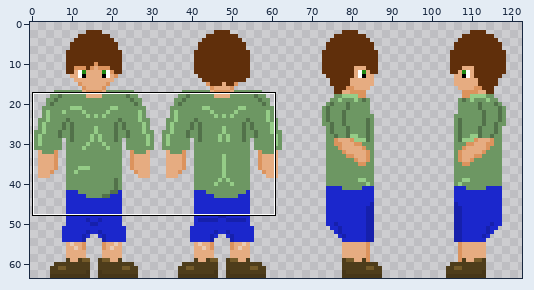
File history of a sprite sheet, new_character.png. Above: a wide view before the commit, with the close-up outlined.
Close-up. Earlier state:
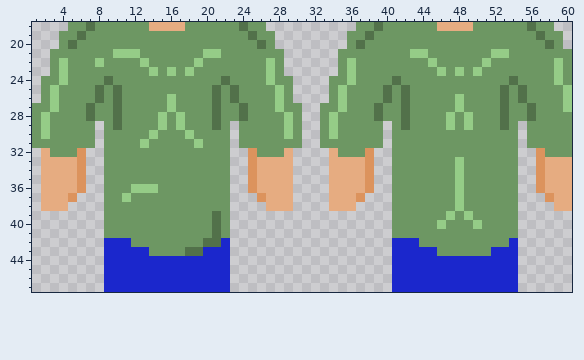
The file is 128x64 pixels. Colours within 5 levels of each other are drawn and written as one. Shown: x 1..60, y 18..47. The wide view leaves out empty margins.
Once edited:
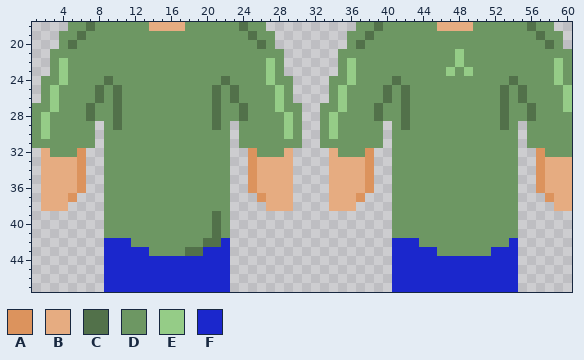
Palette (. is transparent): A #dc935d  B #e6ac81  C #52714a  D #6d9763  E #95cc87  F #1b27cc
Difference:
@@ x 1..60 @@
 20 ...DCDDDDDDDDDDDDDDDDDDDDCD........DCDDDDDDDDDDDDDDDDDDDDCD.
-21 ..DDDDDDDEEEDDDDDDDEEDDDDDDD......DDDDDDDDEEDDDDDDDEEDDDDDDD
-22 ..DEDDDEDDDDEDDDDDEDDDDDDDED......DEDDDDDDDDEDDDDDEDDDDDDDED
-23 ..DEDDDDDDDDDEDEDEDDDDDDDDED......DEDDDDDDDDDEDEDEDDDDDDDDED
+21 ..DDDDDDDDDDDDDDDDDDDDDDDDDD......DDDDDDDDDDDDDEDDDDDDDDDDDD
+22 ..DEDDDDDDDDDDDDDDDDDDDDDDED......DEDDDDDDDDDDDEDDDDDDDDDDED
+23 ..DEDDDDDDDDDDDDDDDDDDDDDDED......DEDDDDDDDDDDEDEDDDDDDDDDED
 24 .DDEDDDDCDDDDDDDDDDDDCDDDDEDD....DDEDDDDCDDDDDDDDDDDDCDDDDED
 25 .DEDDDDCDCDDDDDDDDDDCDCDDDDED....DEDDDDCDCDDDDDDDDDDCDCDDDDE
-26 .DEDDDDCDCDDDDDEDDDDCDCDDDDED....DEDDDDCDCDDDDDEDDDDCDCDDDDE
-27 DDEDDDCDDCDDDDDEDDDDCDDCDDDEDD..DDEDDDCDDCDDDDDEDDDDCDDCDDDE
-28 DEDDDDCDDCDDDDEDEDDDCDDCDDDDED..DEDDDDCDDCDDDDEDEDDDCDDCDDDD
-29 DEDDDDD.DCDDDDEDEDDDCD.DDDDDED..DEDDDDD.DCDDDDEDEDDDCD.DDDDD
-30 DEDDDDD.DDDDDEDDDEDDDD.DDDDDED..DEDDDDD.DDDDDDDDDDDDDD.DDDDD
-31 DDDDDDD.DDDDEDDDDDEDDD.DDDDDDD..DDDDDDD.DDDDDDDDDDDDDD.DDDDD
+26 .DEDDDDCDCDDDDDDDDDDCDCDDDDED....DEDDDDCDCDDDDDDDDDDCDCDDDDE
+27 DDEDDDCDDCDDDDDDDDDDCDDCDDDEDD..DDEDDDCDDCDDDDDDDDDDCDDCDDDE
+28 DEDDDDCDDCDDDDDDDDDDCDDCDDDDED..DEDDDDCDDCDDDDDDDDDDCDDCDDDD
+29 DEDDDDD.DCDDDDDDDDDDCD.DDDDDED..DEDDDDD.DCDDDDDDDDDDCD.DDDDD
+30 DEDDDDD.DDDDDDDDDDDDDD.DDDDDED..DEDDDDD.DDDDDDDDDDDDDD.DDDDD
+31 DDDDDDD.DDDDDDDDDDDDDD.DDDDDDD..DDDDDDD.DDDDDDDDDDDDDD.DDDDD
 32 .BDDDA..DDDDDDDDDDDDDD..ADDDB....BDDDA..DDDDDDDDDDDDDD..ADDD
-33 .BBBBA..DDDDDDDDDDDDDD..ABBBB....BBBBA..DDDDDDDEDDDDDD..ABBB
-34 .BBBBA..DDDDDDDDDDDDDD..ABBBB....BBBBA..DDDDDDDEDDDDDD..ABBB
-35 .BBBBA..DDDDDDDDDDDDDD..ABBBB....BBBBA..DDDDDDDEDDDDDD..ABBB
-36 .BBBBA..DDDEEEDDDDDDDD..ABBBB....BBBBA..DDDDDDDEDDDDDD..ABBB
-37 .BBBA...DDEDDDDDDDDDDD...ABBB....BBBA...DDDDDDDEDDDDDD...ABB
-38 .BBB....DDDDDDDDDDDDDD....BBB....BBB....DDDDDDDEDDDDDD....BB
-39 ........DDDDDDDDDDDDCD..................DDDDDDEDEDDDDD......
-40 ........DDDDDDDDDDDDCD..................DDDDDEDDDEDDDD......
+33 .BBBBA..DDDDDDDDDDDDDD..ABBBB....BBBBA..DDDDDDDDDDDDDD..ABBB
+34 .BBBBA..DDDDDDDDDDDDDD..ABBBB....BBBBA..DDDDDDDDDDDDDD..ABBB
+35 .BBBBA..DDDDDDDDDDDDDD..ABBBB....BBBBA..DDDDDDDDDDDDDD..ABBB
+36 .BBBBA..DDDDDDDDDDDDDD..ABBBB....BBBBA..DDDDDDDDDDDDDD..ABBB
+37 .BBBA...DDDDDDDDDDDDDD...ABBB....BBBA...DDDDDDDDDDDDDD...ABB
+38 .BBB....DDDDDDDDDDDDDD....BBB....BBB....DDDDDDDDDDDDDD....BB
+39 ........DDDDDDDDDDDDCD..................DDDDDDDDDDDDDD......
+40 ........DDDDDDDDDDDDCD..................DDDDDDDDDDDDDD......
 41 ........DDDDDDDDDDDDCD..................DDDDDDDDDDDDDD......
Where, in picture pixels (left, top, right, bottom), the same in both close-ups:
changed: (95, 49, 221, 148)
changed: (410, 49, 509, 130)
changed: (437, 157, 482, 229)
changed: (122, 184, 158, 202)
